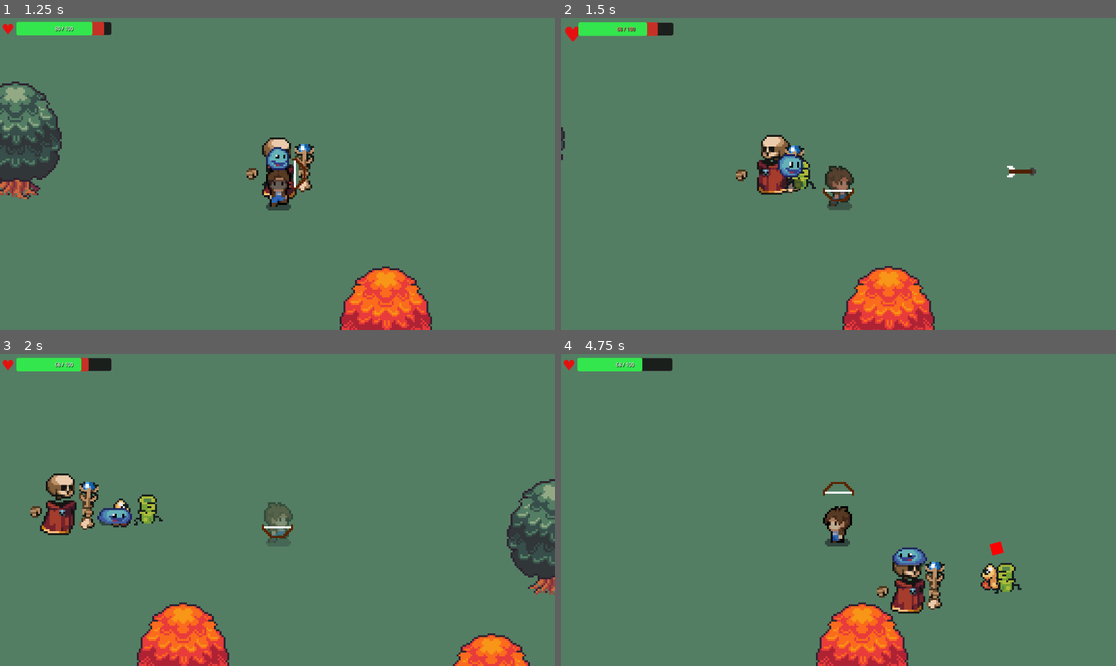
Above: before the commit, frames 1-4 (two rows, left to right).
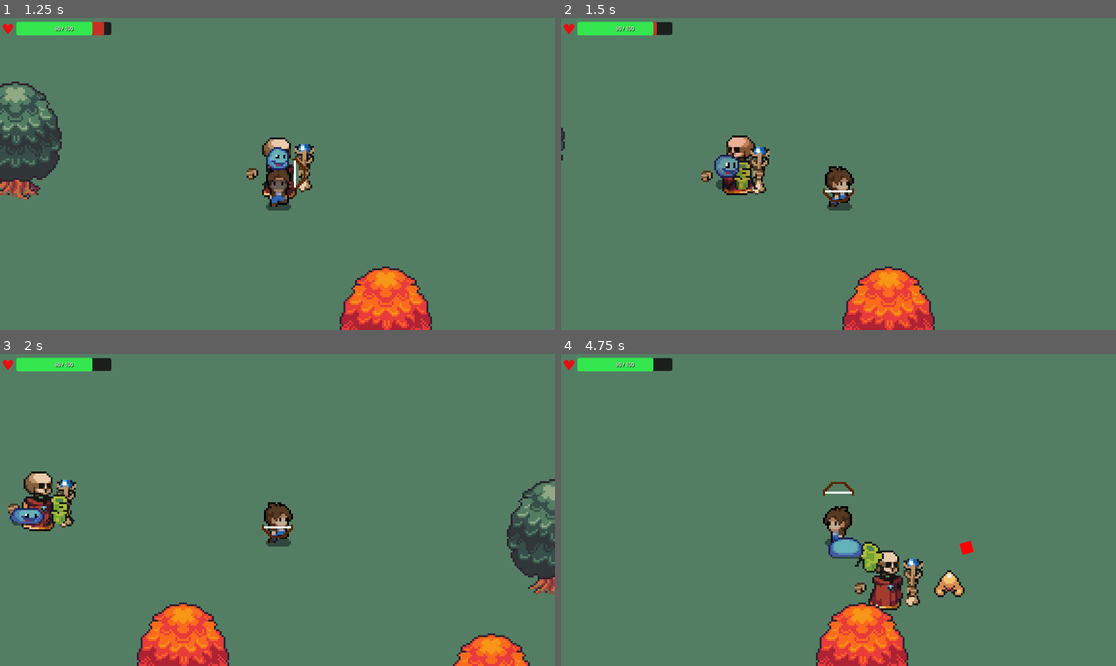
Above: after the commit, the same moments.

Repository: Alex1337F/INDAProject
Game: Godot game, scene res://scenes/class_select.tscn
Same seed, same stepped clock (60 frames per second), same inputs: the game is played once before the commit and once after it.
Inputs:
- Up to frame 1 (1.25 s): click "Archer" at 0.5 s
- Up to frame 2 (1.5 s): tap Enter at 1.25 s; hold D (walk-right) from 1.28 s (still down); hold Down (aim-down) from 1.28 s (still down)
- Up to frame 3 (2 s): keep holding D (walk-right); keep holding Down (aim-down)
- Up to frame 4 (4.75 s): release D (walk-right) at 2.03 s; release Down (aim-down) at 2.03 s; hold S (walk-backwards) 2.03-2.78 s; tap Left (aim-left) at 2.1 s; hold D (walk-right) 2.78-3.53 s; hold Right (aim-right) 2.78-3.53 s; hold W (walk-forward) 3.53-4.28 s; tap Up (aim-up) at 3.6 s; hold A (walk-left) from 4.28 s (still down); tap Shift (dash) at 4.35 s

Frame 1 is identical in both runs. In frame 2, 3.8% of the frame differs, in the area x 0-86%, y 1-100%; in frame 3, 3.5%; in frame 4, 3.8%, in the area x 9-83%, y 1-84%.

Commit message:
Archer damage
Archer now deals damage towards enemies

Diff:
--- a/scenes/arrow.tscn
+++ b/scenes/arrow.tscn
@@ -10,6 +10,8 @@
 
 [node name="Area2D" type="Area2D" parent="." unique_id=623097799]
 scale = Vector2(-1, -1)
+collision_layer = 0
+collision_mask = 8
 script = ExtResource("1_23jat")
 
 [node name="Sprite2D" type="Sprite2D" parent="Area2D" unique_id=1035048474]
--- a/scripts/area_2d.gd
+++ b/scripts/area_2d.gd
@@ -1,7 +1,28 @@
-extends Area2D # or RigidBody2D, CharacterBody2D, etc.
+extends Area2D
 
 const SPEED = 600.0
+const DAMAGE = 20
 var direction = Vector2.RIGHT
+
+func _ready() -> void:
+	body_entered.connect(_on_body_entered)
+
+func set_direction(dir: Vector2) -> void:
+	direction = dir
 
 func _process(delta: float) -> void:
 	position += direction * SPEED * delta
+	# Destroy arrow if it goes too far off screen
+	if position.length() > 2000.0:
+		queue_free()
+
+func _on_body_entered(body: Node) -> void:
+	if body.is_in_group("enemy"):
+		if body.has_method("take_damage"):
+			body.take_damage(DAMAGE, global_position)
+		queue_free()
+	elif body.is_in_group("player"):
+		pass # Ignore player so you don't shoot yourself
+	else:
+		# Hit a wall or something else, destroy arrow
+		queue_free()
